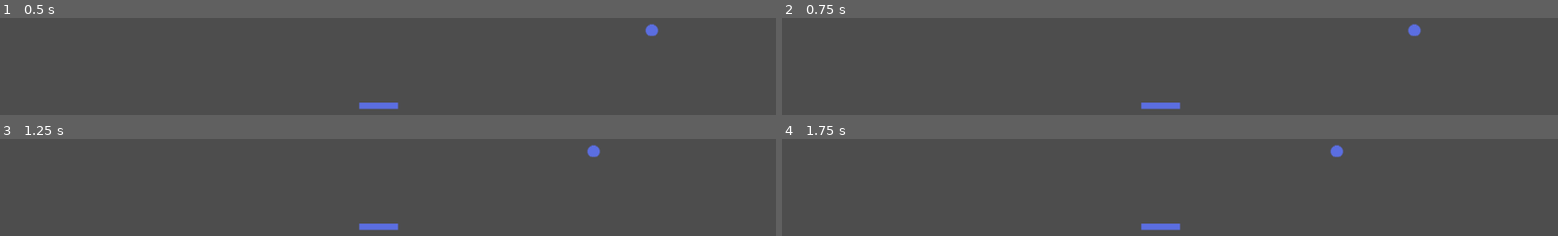
Above: before the commit, frames 1-4 (two rows, left to right).
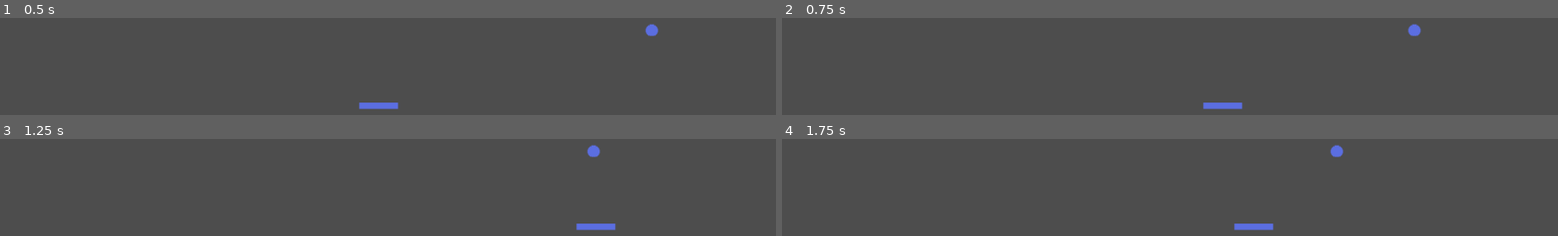
Above: after the commit, the same moments.

Repository: Dripcoding/godot-breakout2d
Game: Godot game, scene res://main.tscn
Two runs of this game, one before a commit and one after it. Both use one fixed random seed, a clock stepped at 60 frames per second and the inputs below.
Inputs:
- Up to frame 1 (0.5 s): no input
- Up to frame 2 (0.75 s): tap Enter at 0.5 s; hold Right (move_right, bound only after the commit) from 0.53 s (still down)
- Up to frame 3 (1.25 s): keep holding Right (move_right, bound only after the commit)
- Up to frame 4 (1.75 s): release Right (move_right, bound only after the commit) at 1.28 s; hold Left (move_left, bound only after the commit) from 1.28 s (still down)

Frame 1 is identical in both runs. In frame 2, 0.7% of the frame differs, in the area x 46-60%, y 87-95%; in frame 3, 0.7%; in frame 4, 0.7%.

Commit message:
set up player movement

Diff:
--- a/player.gd
+++ b/player.gd
@@ -1,8 +1,26 @@
 extends Sprite2D
 
-
-const SPEED = 300.0
-const JUMP_VELOCITY = -400.0
+@export var speed:float = 400
+var screen_size
 
 func _ready():
 	print('player ready')
+	screen_size = get_viewport_rect().size
+
+func _process(delta):
+	var velocity = Vector2.ZERO
+
+	if (Input.is_action_pressed('move_right')):
+		print('move right')
+		velocity.x += 1
+	elif (Input.is_action_pressed('move_left')):
+		print('move left')
+		velocity.x -= 1
+
+	if velocity.length() > 0:
+		velocity = velocity.normalized() * speed
+
+	velocity = velocity.normalized() * speed
+	position += velocity * delta
+	# todo: use paddle width to clamp player movement
+	position = position.clamp(Vector2.ZERO, screen_size)
--- a/player.tscn
+++ b/player.tscn
@@ -11,6 +11,7 @@
 scale = Vector2(2.77783, 2)
 texture = ExtResource("1_0ecgg")
 script = ExtResource("2_oei2p")
+metadata/_edit_group_ = true
 
 [node name="CharacterBody2D" type="CharacterBody2D" parent="."]
 
--- a/project.godot
+++ b/project.godot
@@ -20,6 +20,19 @@
 window/size/viewport_width=1000
 window/size/viewport_height=720
 
+[input]
+
+move_right={
+"deadzone": 0.5,
+"events": [Object(InputEventKey,"resource_local_to_scene":false,"resource_name":"","device":-1,"window_id":0,"alt_pressed":false,"shift_pressed":false,"ctrl_pressed":false,"meta_pressed":false,"pressed":false,"keycode":0,"physical_keycode":4194321,"key_label":0,"unicode":0,"echo":false,"script":null)
+]
+}
+move_left={
+"deadzone": 0.5,
+"events": [Object(InputEventKey,"resource_local_to_scene":false,"resource_name":"","device":-1,"window_id":0,"alt_pressed":false,"shift_pressed":false,"ctrl_pressed":false,"meta_pressed":false,"pressed":false,"keycode":0,"physical_keycode":4194319,"key_label":0,"unicode":0,"echo":false,"script":null)
+]
+}
+
 [rendering]
 
 renderer/rendering_method="gl_compatibility"
